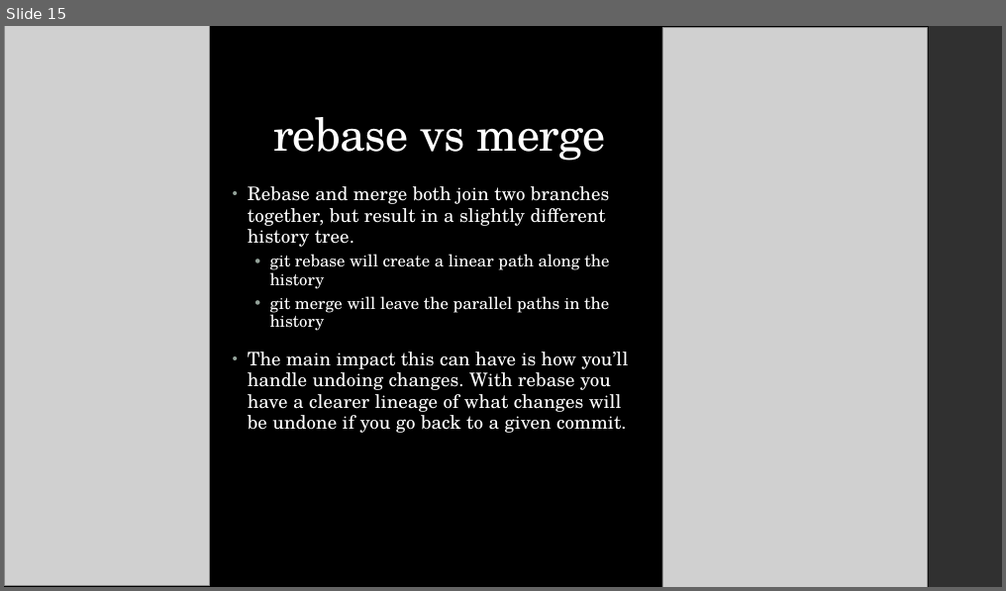
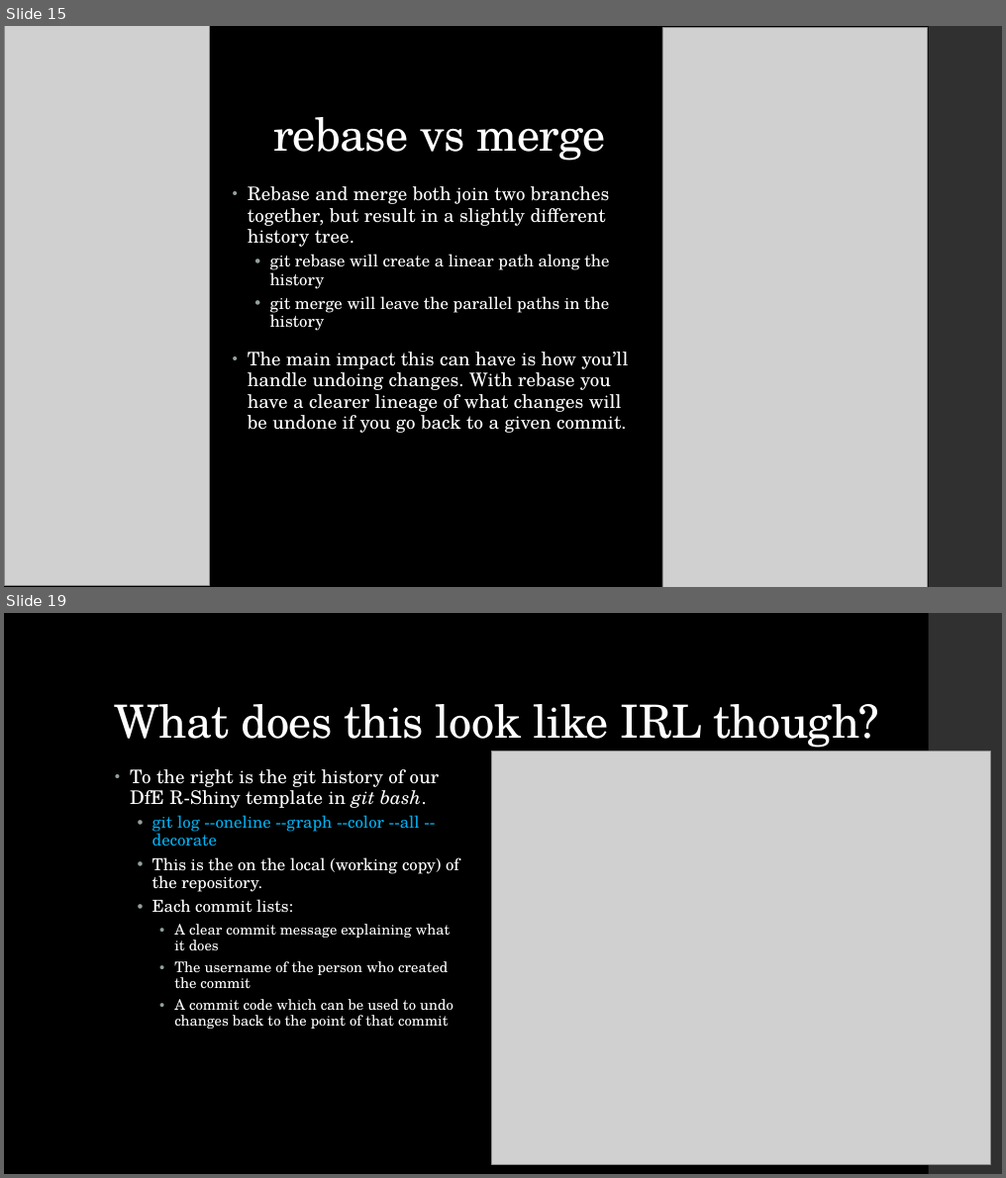
Before and after one commit to dfe-analytical-services/techskills_workshops, a slide deck: slides/workshopslides_quick-git.pptx. Shown one above the other, each under a label of ours: slide 15 before the commit, slides 15 and 19 after it; the slides between them are not shown. The pictures are 1006x591 and 1006x1178 pixels, drawn with LibreOffice and Linux fonts; fonts in the diff are those of the drawing; grey boxes stand for pictures. Boxes give left, top, right and bottom in pixels: in the first picture for what was removed or moved away, otherwise in the second. Text is boxed around its words. In the diff, an @@ line names an element or a change of style, - is before the commit and + after.

```diff
--- a/slides/workshopslides_quick-git.pptx
+++ b/slides/workshopslides_quick-git.pptx
@@ slide 19 added at [4,613,1002,1174], background #000000; not listed: 1 template element that a slide beside it also shows @@
@@ title added at [115,704,880,752], 44 pt, text #FFFFFF @@
+What does this look like IRL though?
@@ picture added at [492,752,991,1164] @@
@@ text added at [130,769,459,1029], 14 pt, text #FFFFFF @@
+• To the right is the git history of our DfE R-Shiny template in git bash.
+  • git log --oneline --graph --color --all --decorate
+  • This is the on the local (working copy) of the repository.
+  • Each commit lists:
+    • A clear commit message explaining what it does
+    • The username of the person who created the commit
+    • A commit code which can be used to undo changes back to the point of that commit
```
Also in this commit, not shown: 2 slides changed, 7 other slides added, 5 slides removed.
